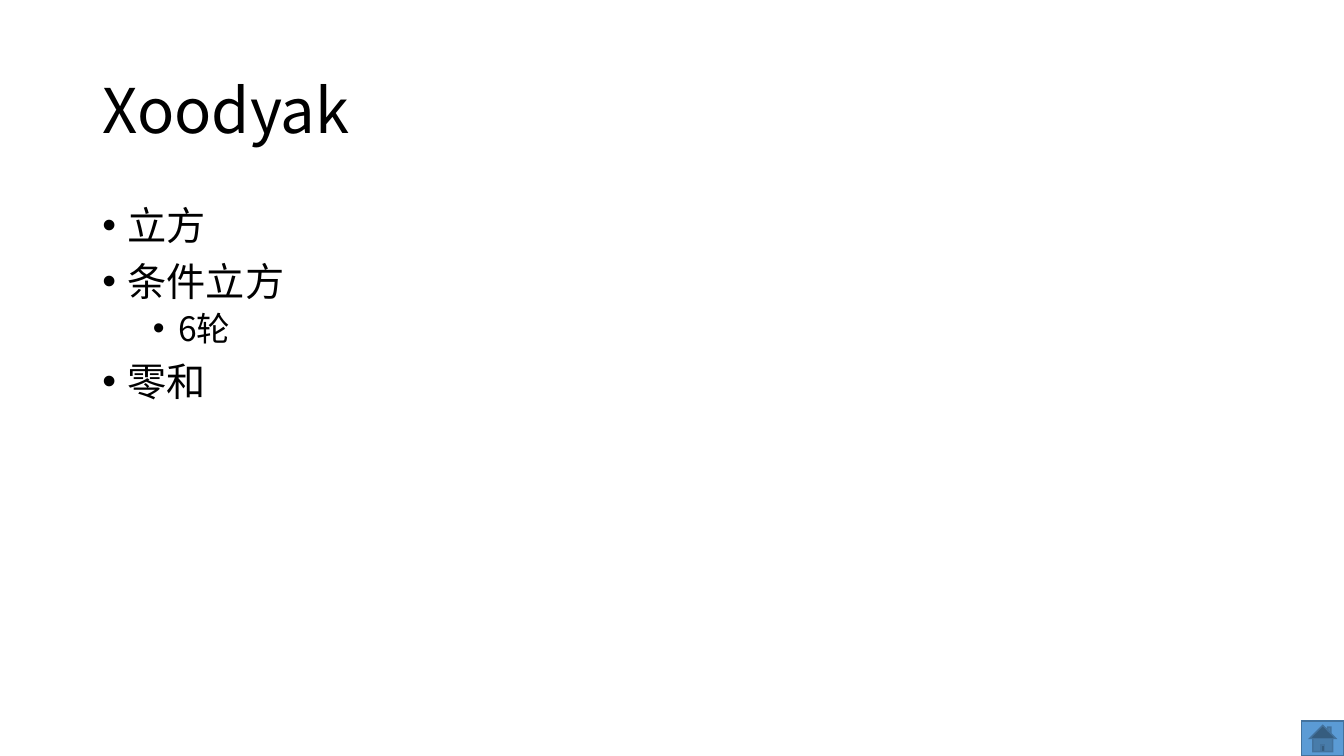
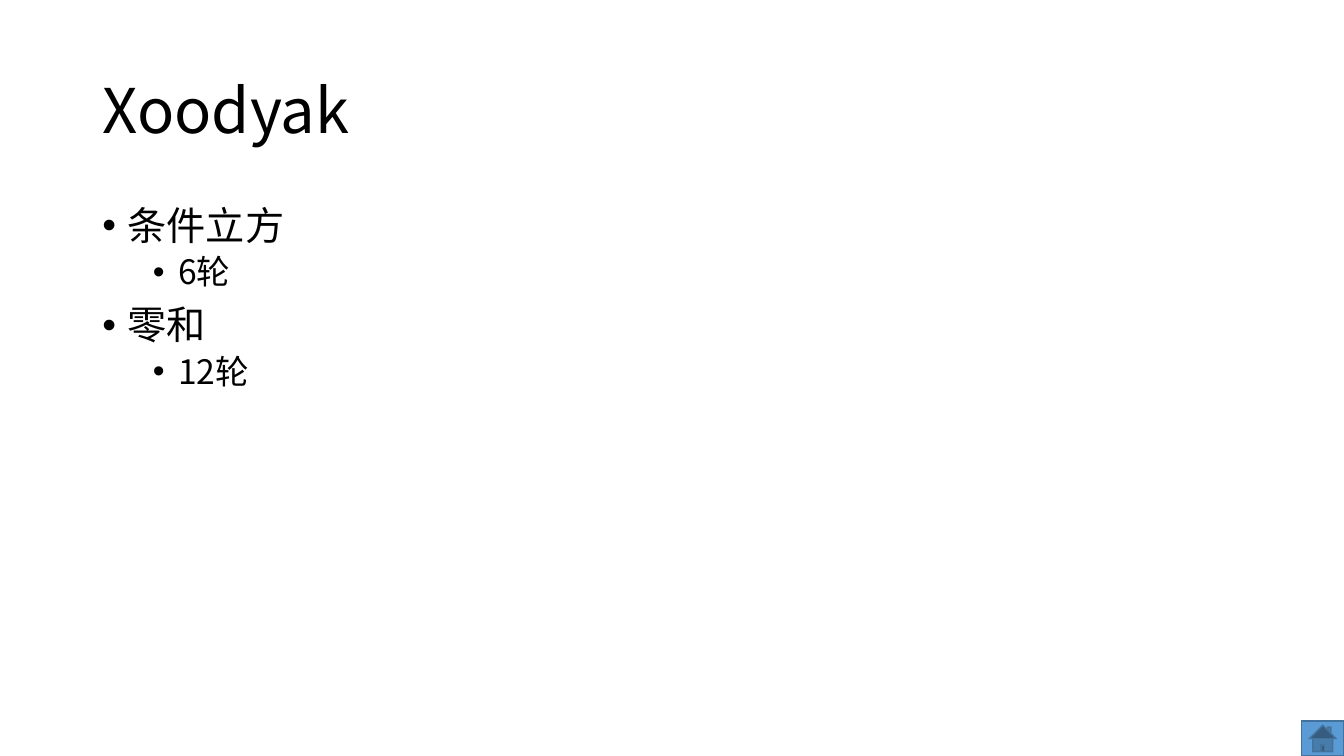
Before and after one commit to dtykira/LWC_finalists, a slide deck: slide 34 of round3.pptx (slide 31 before the commit). Drawn at 1344x756 pixels with LibreOffice and Linux fonts; fonts in the diff are those of the drawing. Boxes give left, top, right and bottom in pixels: in the first picture for what was removed or moved away, otherwise in the second. Text is boxed around its words. In the diff, an @@ line names an element or a change of style, - is before the commit and + after.

```diff
--- a/round3.pptx
+++ b/round3.pptx
@@ text at box(128, 207, 206, 243): paragraph removed @@
-• 立方
@@ text at box(178, 356, 249, 387): paragraph added @@
+  • 12轮
```
Also in this commit, not shown: 10 other slides changed, 8 slides added, 1 slide removed, 6 other files.
